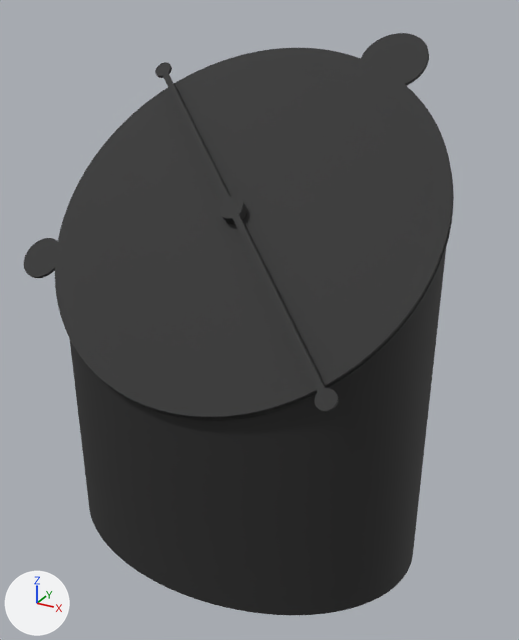
Two versions of the glTF model NTHG.glb, one commit apart.
Both versions are drawn from a camera (50 mm lens) standing at (0.113, -0.192, 0.178) and looking at (0.007, 0.001, 0.082). The axes (+X, +Y, +Z) are drawn at lower left. The lights are the same throughout. The older version comes first. Both versions are drawn at frame 2732 of the action 'Animation'; the numbers are the values there.

The older version as bpy lines, for what is in view:
```python
me_nthg = bpy.data.meshes.new('nthg')
me_nthg.from_pydata(...)  # 3877 vertices, 7774 faces; spans x -0.065..0.065, y -0.114..0.066, z -0.007..0.107
me_nthg.materials.append(mat_material_002)  # black #262626
me_nthg_002 = bpy.data.meshes.new('nthg.002')
me_nthg_002.from_pydata(...)  # 1420 vertices, 2836 faces; spans x -0.0615..0.0618, y -0.0442..0.044, z 0.1117..0.1154
me_nthg_002.materials.append(mat_material_002)  # black #262626
me_nthg_003 = bpy.data.meshes.new('nthg.003')
me_nthg_003.from_pydata(...)  # 1082 vertices, 2160 faces; spans x -0.0661..0.0661, y -0.0661..0.0772, z 0.1101..0.1117
me_nthg_003.materials.append(mat_material_002)  # black #262626
me_nthg_004 = bpy.data.meshes.new('nthg.004')
me_nthg_004.from_pydata(...)  # 1336 vertices, 2668 faces; spans x -0.0661..0.0699, y -0.0661..0.066, z 0.1081..0.1096
me_nthg_004.materials.append(mat_material_002)  # black #262626
ob_nthg = bpy.data.objects.new('nthg', me_nthg)
ob_nthg.location = (0.0, 0.0772, 0.0389)
ob_nthg.rotation_euler = (0.785, 0.0, 0.0)  # degrees (45, 0, 0)
ob_nthg_002 = bpy.data.objects.new('nthg.002', me_nthg_002)
ob_nthg_002.location = (0.0, 0.0772, 0.0389)
ob_nthg_002.rotation_euler = (0.157, 0.773, -1.348)  # degrees (9, 44, -77)
ob_nthg_003 = bpy.data.objects.new('nthg.003', me_nthg_003)
ob_nthg_003.location = (0.0, 0.0772, 0.0389)
ob_nthg_003.rotation_euler = (-0.17, -0.771, 1.813)  # degrees (-10, -44, 104)
ob_nthg_004 = bpy.data.objects.new('nthg.004', me_nthg_004)
ob_nthg_004.location = (0.0, 0.0772, 0.0389)
ob_nthg_004.rotation_euler = (-0.144, -0.775, 1.775)  # degrees (-8.3, -44, 102)
```
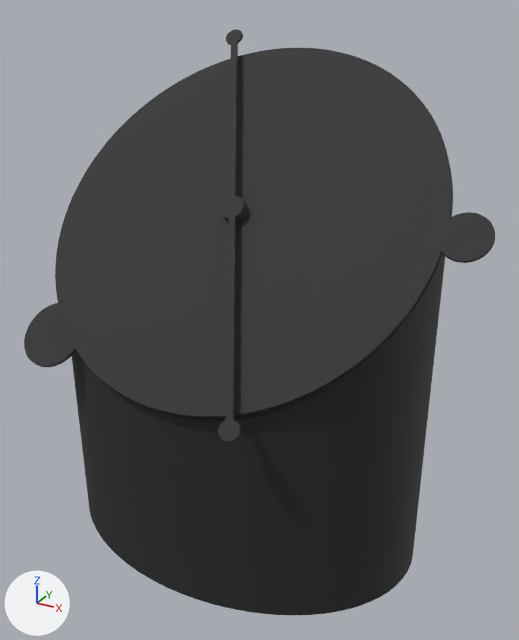
Location of each change, (x1, y1, x2, y2) in pixels of the pictures (519 x 640 px):
'nthg.003', turned
    before: (24, 48, 453, 418)
    after: (55, 48, 495, 418)
'nthg.002', turned
    before: (155, 62, 338, 412)
    after: (218, 29, 248, 443)
'nthg.004', turned
    before: (127, 33, 454, 420)
    after: (24, 168, 453, 420)

The change, as a list of edits to the scene's bpy script:
```text
Change ob_nthg_002:
    ob_nthg_002.rotation_euler: (0.157, 0.773, -1.348) -> (0.228, -0.758, 1.245)  # degrees (9, 44, -77) -> degrees (13, -43, 71)
Change ob_nthg_003:
    ob_nthg_003.rotation_euler: (-0.17, -0.771, 1.813) -> (-0.178, 0.769, -1.823)  # degrees (-10, -44, 104) -> degrees (-10, 44, -104)
Change ob_nthg_004:
    ob_nthg_004.rotation_euler: (-0.144, -0.775, 1.775) -> (-0.144, 0.775, -1.776)  # degrees (-8.3, -44, 102) -> degrees (-8.3, 44, -102)
```
